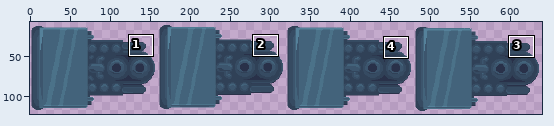
Sprite sheet: Assets/Train-Engine.png. The picture above shows the old version from afar; the outline marks the close-up.
Close-up. Old version:
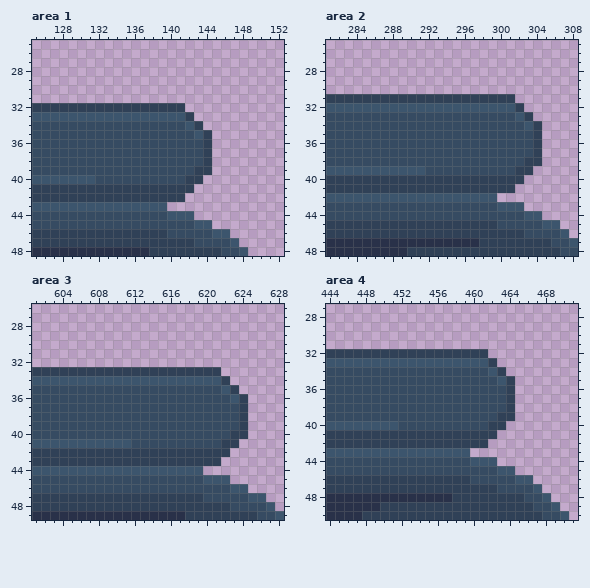
The file is 640x128 pixels. Shown: area 1: x 125..152, y 25..48; area 2: x 281..308, y 25..48; area 3: x 601..628, y 26..49; area 4: x 444..471, y 27..50. The wide view leaves out empty margins. The commit also changed other parts of the picture, which this record leaves out.
The same view after the edit:
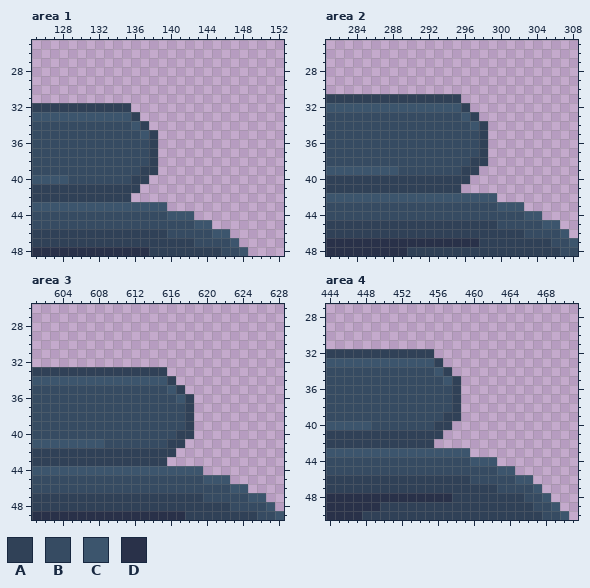
Palette (. is transparent): A #304157  B #364b62  C #3c556d  D #293149
What changed:
Changed rows in their new state; - is an unchanged pixel.
Area 1:
first column x 129:
32 -------......---
33 -------A......--
34 -------CA......-
35 --------CA......
36 ---------A......
37 ---------A......
38 ---------A......
39 --------AA......
40 BBB----AA......-
41 --------......--
42 -------......---
Area 2:
first column x 289:
31 -------......---
32 -------A......--
33 -------CA......-
34 --------CA......
35 ---------A......
36 ---------A......
37 ---------A......
38 --------AA......
39 BBB----AA......-
40 --------......--
41 -------......---
Area 3:
first column x 609:
33 -------......---
34 -------A......--
35 -------CA......-
36 --------CA......
37 ---------A......
38 ---------A......
39 ---------A......
40 --------AA......
41 BBB----AA......-
42 --------......--
43 -------......---
Area 4:
first column x 449:
32 -------......---
33 -------A......--
34 -------CA......-
35 --------CA......
36 ---------A......
37 ---------A......
38 ---------A......
39 --------AA......
40 BBB----AA......-
41 --------......--
42 -------......---
Boxes around the changes in both close-ups, in picture pixels (x1, y1, x2, y2):
changed: (68, 103, 212, 202)
changed: (461, 94, 542, 193)
changed: (398, 166, 425, 175)
changed: (167, 367, 248, 466)
changed: (104, 439, 131, 448)
changed: (434, 349, 515, 448)
changed: (371, 421, 398, 430)
